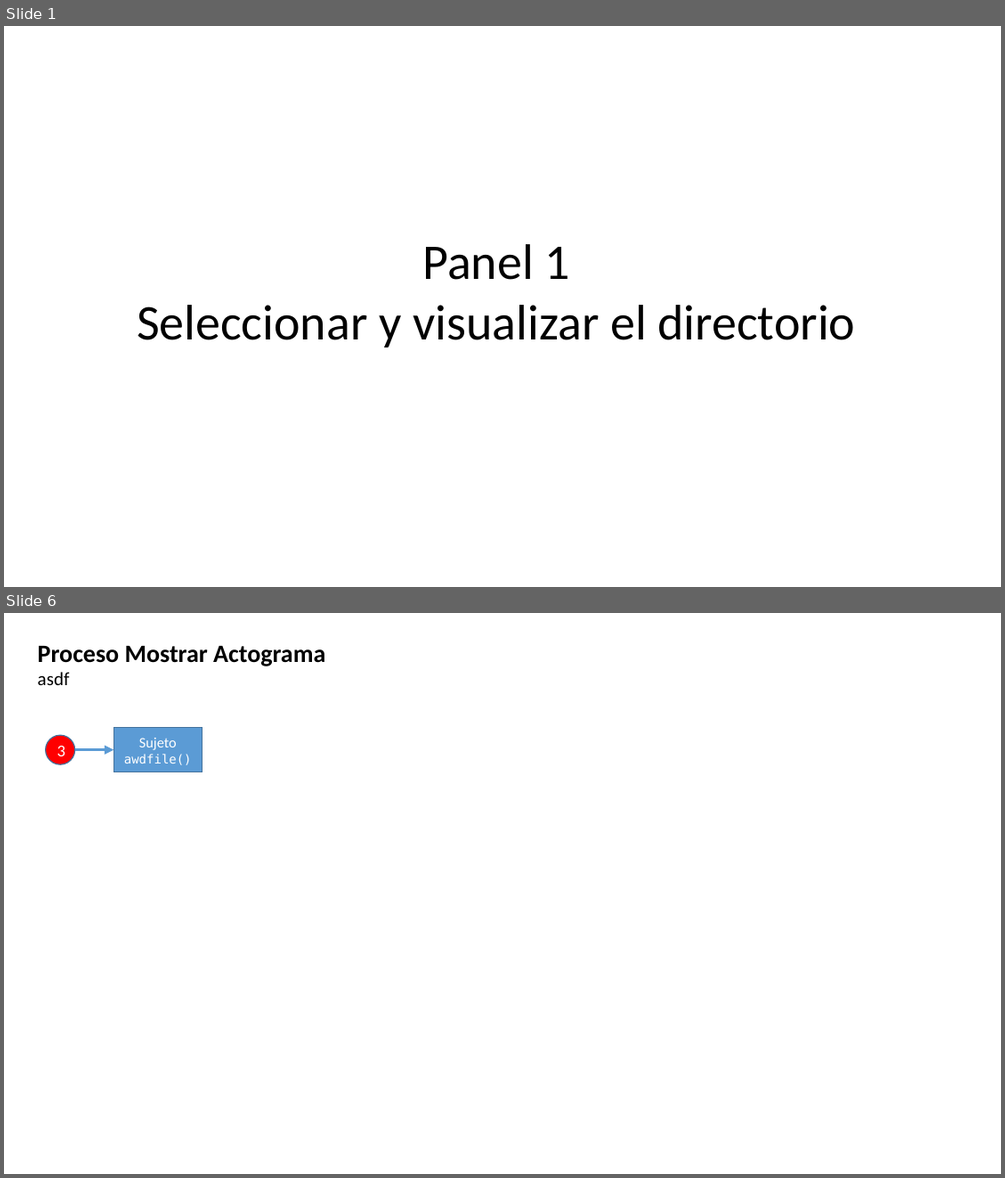
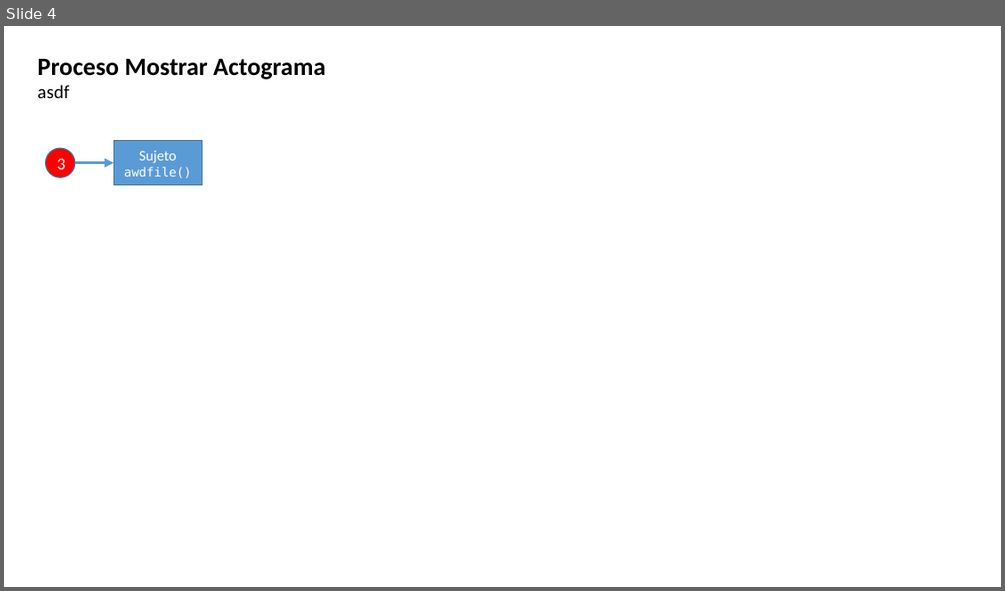
Before and after one commit to olitroski/Actigrafia, a slide deck: flujo edicion.pptx. Shown one above the other, each under a label of ours: slides 1 and 6 before the commit, slide 4 after it; the slides between them are not shown. The pictures are 1005x1178 and 1005x591 pixels, drawn with LibreOffice and Linux fonts; fonts in the diff are those of the drawing. Boxes give left, top, right and bottom in pixels: in the first picture for what was removed or moved away, otherwise in the second. Text is boxed around its words. In the diff, an @@ line names an element or a change of style, - is before the commit and + after.

```diff
--- a/flujo edicion.pptx
+++ b/flujo edicion.pptx
@@ slide 1 removed at (4,26,1001,587), background #FFFFFF @@
@@ text removed at (137,244,856,347) @@
-Panel 1
-Seleccionar y visualizar el directorio
@@ what was slide 6 is now slide 4 @@
```
Also in this commit, not shown: 4 slides changed, 2 other slides removed, 18 other files.
